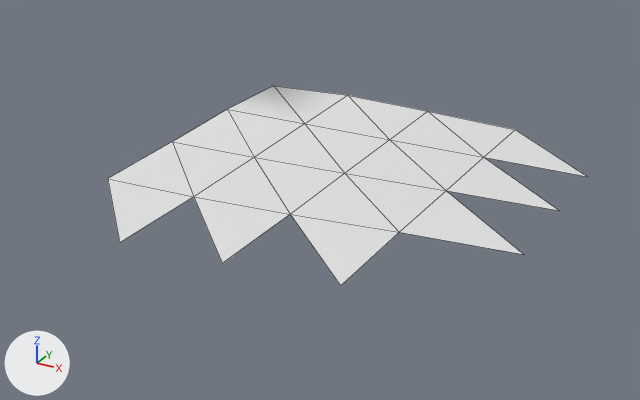
The OBJ model models/areas/idol/sand_1_1.obj as it was, and as the next commit left it.
Camera for both pictures: a camera (50 mm lens) standing at (40.48, -50.5, 19.23) and looking at (29.53, -30.59, 9.28). Arrows for +X, +Y and +Z are at lower left; the lights stay in place. The picture after the commit comes second. Mesh edges are drawn as thin lines. Where no turn or scale is listed for an object, it has been applied to the vertices. Vertices at exactly the same position are counted once.

The first picture shows 'sand_1_1'.
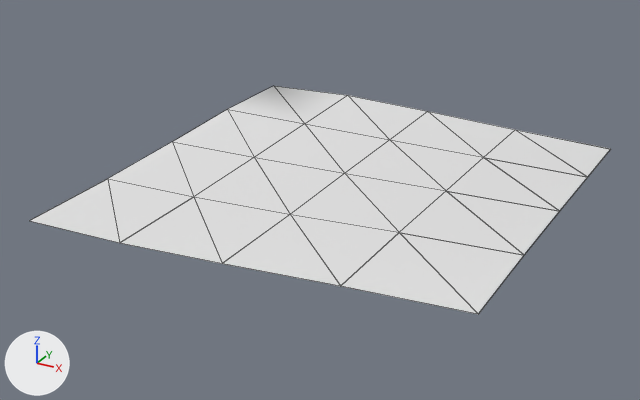
What differs and where, as boxes [x1, y1, x2, y2] in the pictures (640 x 400 px):
'sand_1_1', reshaped (21% wider, 14% taller): before [108, 86, 587, 286]; after [29, 86, 610, 314]
part 1 of me_sand_1_1, added: after [29, 130, 610, 314]

Diff of the bpy script that builds the scene:
```diff
--- a/models/areas/idol/sand_1_1.obj.py
+++ b/models/areas/idol/sand_1_1.obj.py
@@ me_sand_1_1 @@
 # used by ob_sand_1_1; location = (0.0, 0.0, 0.0)
-me_sand_1_1.from_pydata(...)  # 22 vertices, 24 faces; spans x 24.0..36.0, y -36.0..-24.0, z 9.69..10.25
+me_sand_1_1.from_pydata(...)  # 49 vertices, 40 faces; spans x 24.0..36.0, y -36.0..-24.0, z 9.59..10.31
+# me_sand_1_1 part 1
+# 27 vertices are added at x 24.0..36.0, y -36.0..-24.0, z 9.59..10.31
+# 16 new faces join them
```
